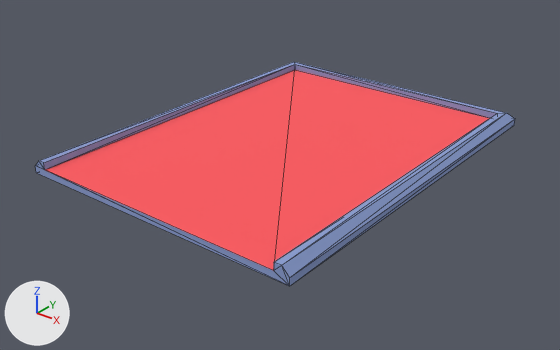
The glTF model assets/models/tile-end.glb: old version first, new version second.
Camera for both pictures: a 50 mm lens placed at (6.53, -28.28, 10.48), pointed at (-8.09, -10.01, -0.86). Lighting does not change. The marker at lower left points along +X, +Y and +Z. The older version comes first. Mesh edges are drawn as thin lines. Where no turn or scale is listed for an object, it has been applied to the vertices. Vertices at exactly the same position are counted once.

Names of what the first picture shows: 'tile-end'.
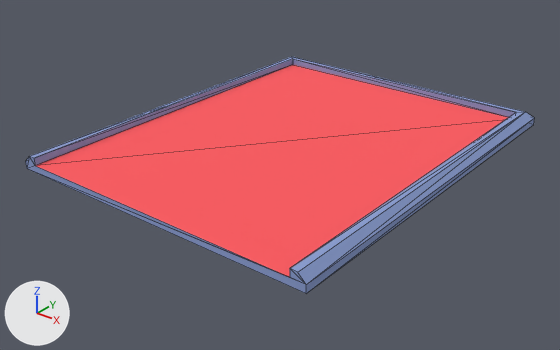
What differs and where, as boxes [x1, y1, x2, y2] in the pictures (560 x 350 px):
```json
{"object": "tile-end", "change": "reshaped, moved", "before": [35, 62, 515, 286], "after": [25, 57, 534, 294], "on screen": "6% wider"}
```

Scene script edits in JSON lines:
```json
{"block": "me_tile_end_002", "where": "# used by ob_tile_end; location = (0.0, 0.0, 0.0)"}
{"op": "remove", "block": "me_tile_end_002", "code": "me_tile_end_002.from_pydata(...)  # 20 vertices, 36 faces; spans x -13.0..-3.0, y -16.0..-3.0, z 0.0..0.49"}
{"op": "add", "block": "me_tile_end_002", "code": "me_tile_end_002.from_pydata(...)  # 20 vertices, 36 faces; spans x -5.5..5.5, y -8.0..5.5, z 0.0..0.5"}
{"block": "me_tile_end_002", "change": "me_tile_end_002 part 1: the whole mesh is rebuilt"}
{"op": "set", "path": "ob_tile_end.location", "old": "(0.0, 0.0, 0.0)", "new": "(-8.0, -8.0, 0.0)"}
```
